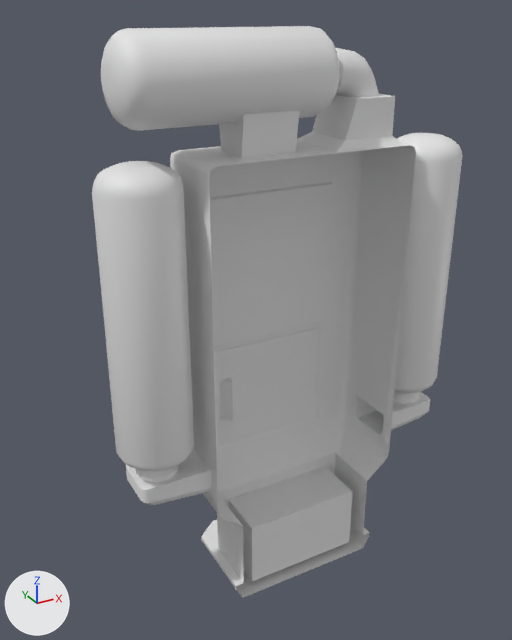
The FBX model FleshBois/Assets/Art_Assets/Meshes/SM_SyringeDispenser.fbx, before and after one commit.
Rendered twice from a 50 mm lens placed at (-0.771, -1.113, 0.731), pointed at (-0.084, 0.136, 0.107). Arrows for +X, +Y and +Z are at lower left; the lights stay in place. Where no turn or scale is listed for an object, it has been applied to the vertices. Vertices at the same position are counted once.

In view in the first picture: 'SM_SyringeDispenser'.
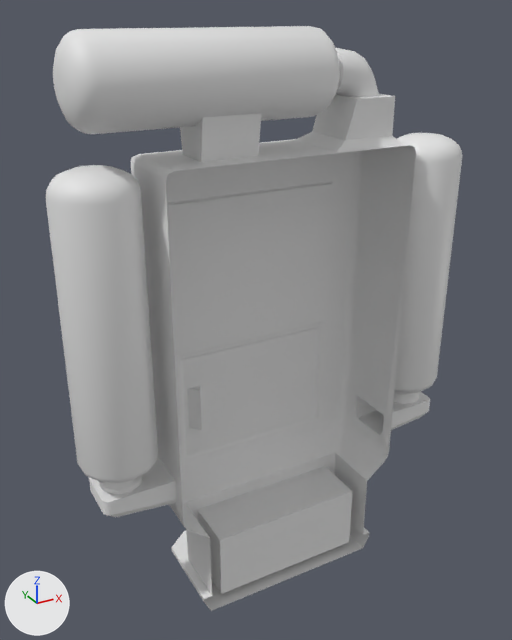
The newer file is also turned or shifted as a whole; pictures and numbers use the older file's frame.

The change, as a list of edits to the scene's bpy script:
```text
Change me_mesh:
    where me_mesh.from_pydata(...)  # 944 vertices, 1848 faces; spans x -0.431..0.389, y 0.0..0.23, z -0.522..0.701
    used by ob_sm_syringedispenser; location = (0.0, 0.0, 0.0)
    me_mesh part 1: all 424 vertices in x -0.431..-0.048, y 0.0..0.23, z -0.522..0.701 are moved by (-0.081, 0.0, 0.0)
```

Boxes (x1, y1, x2, y2) around the edits, measured in the pictures (512 x 640 px; the box of a moved part takes in the faces that stretch with it):
'SM_SyringeDispenser', reshaped (13% wider)
    before: (92, 26, 462, 598)
    after: (45, 26, 462, 611)
part 1 of me_mesh, moved or reshaped
    before: (92, 28, 302, 598)
    after: (45, 28, 302, 611)
